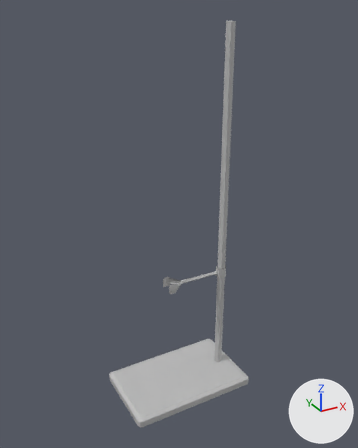
One commit to the FBX model Team Seven Project/Assets/Meshes/Env_RetortStand_03.fbx: the scene before it, then after it.
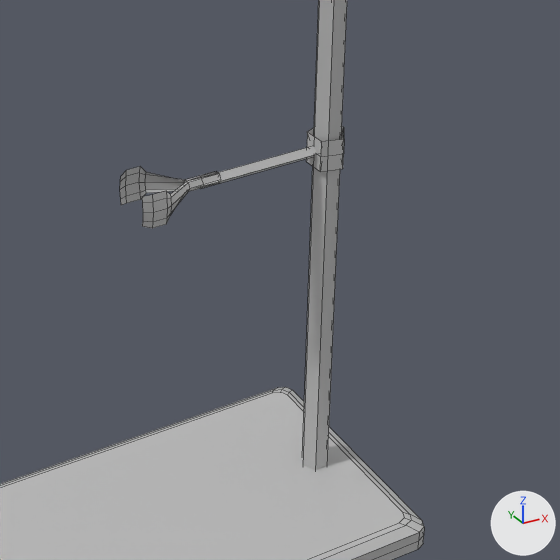
Old and new are each drawn whole from a camera (50 mm lens) standing at (-0.414, -0.573, 0.571) and looking at (-0.098, 0.002, 0.284) and again close up on the part from 36% to 80% of the width and 51% to 87% of the height. Arrows for +X, +Y and +Z are at lower right; the lights stay in place. The close-ups show mesh edges as thin lines. Where no turn or scale is listed for an object, it has been applied to the vertices. Vertices at the same position are counted once.

The first close-up shows 'Env_RetortStand_03'.
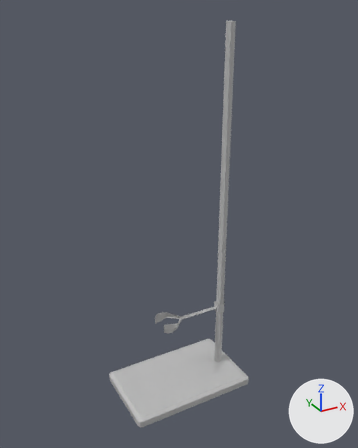
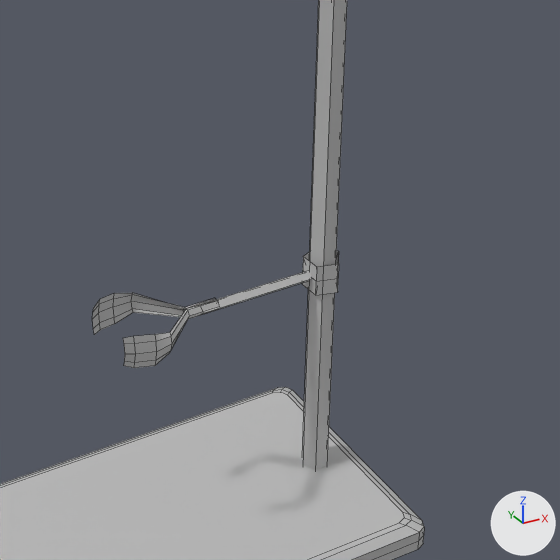
The newer file is also turned or shifted as a whole; pictures and numbers use the older file's frame.

Location of each change, [x1, y1, x2, y2] in pixels of the close-ups (560 x 560 px; the box of a moved part takes in the faces that stretch with it):
```json
{"part": 1, "of": "me_mesh", "change": "moved or reshaped", "before": [201, 146, 317, 188], "after": [200, 270, 312, 315]}
{"part": 2, "of": "me_mesh", "change": "moved or reshaped", "before": [306, 127, 344, 172], "after": [302, 251, 339, 295]}
{"part": 3, "of": "me_mesh", "change": "added", "after": [92, 293, 219, 368]}
{"part": 4, "of": "me_mesh", "change": "deleted", "before": [120, 167, 220, 228]}
```

Edits to the scene script, one JSON object a line:
```json
{"block": "me_mesh", "where": "me_mesh.from_pydata(...)  # 159 vertices, 146 faces; spans x -0.2..0.0, y -0.062..0.062, z 0.0..0.554"}
{"block": "me_mesh", "where": "# used by ob_env_retortstand_03; location = (0.0, 0.0, 0.0)"}
{"block": "me_mesh", "change": "me_mesh part 1: the loose piece of 10 vertices spanning x -0.088..-0.028, y -0.003..0.003, z 0.184..0.19 is moved by (0.0, 0.0, -0.065)"}
{"block": "me_mesh", "change": "me_mesh part 2: the loose piece of 20 vertices spanning x -0.03..-0.014, y -0.008..0.009, z 0.179..0.195 is moved by (0.0, 0.0, -0.065)"}
{"block": "me_mesh", "change": "me_mesh part 3: a new loose piece of 55 vertices spanning x -0.133..-0.079, y -0.019..0.021, z 0.114..0.13, in mat_lambert21 (grey #bcbcbc)"}
{"block": "me_mesh", "change": "me_mesh part 4: the loose piece of 55 vertices spanning x -0.121..-0.079, y -0.012..0.013, z 0.179..0.195 is deleted"}
```
